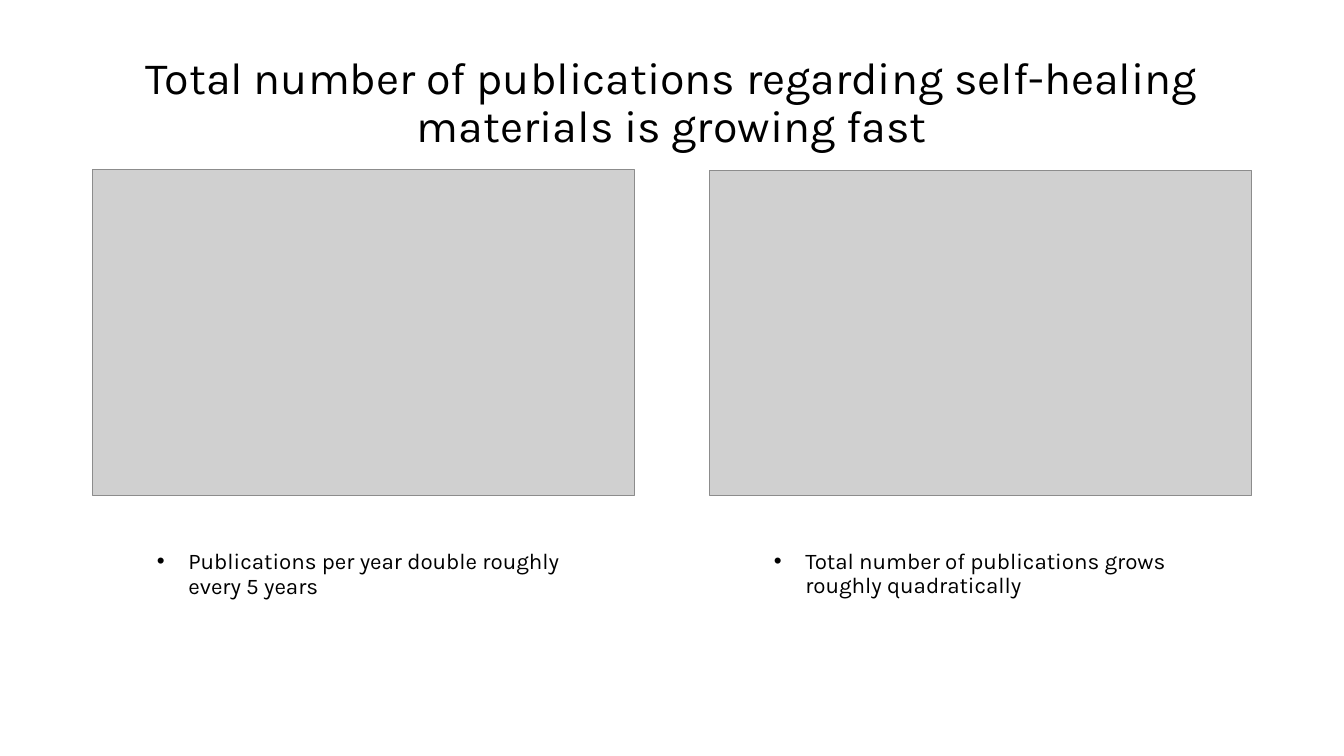
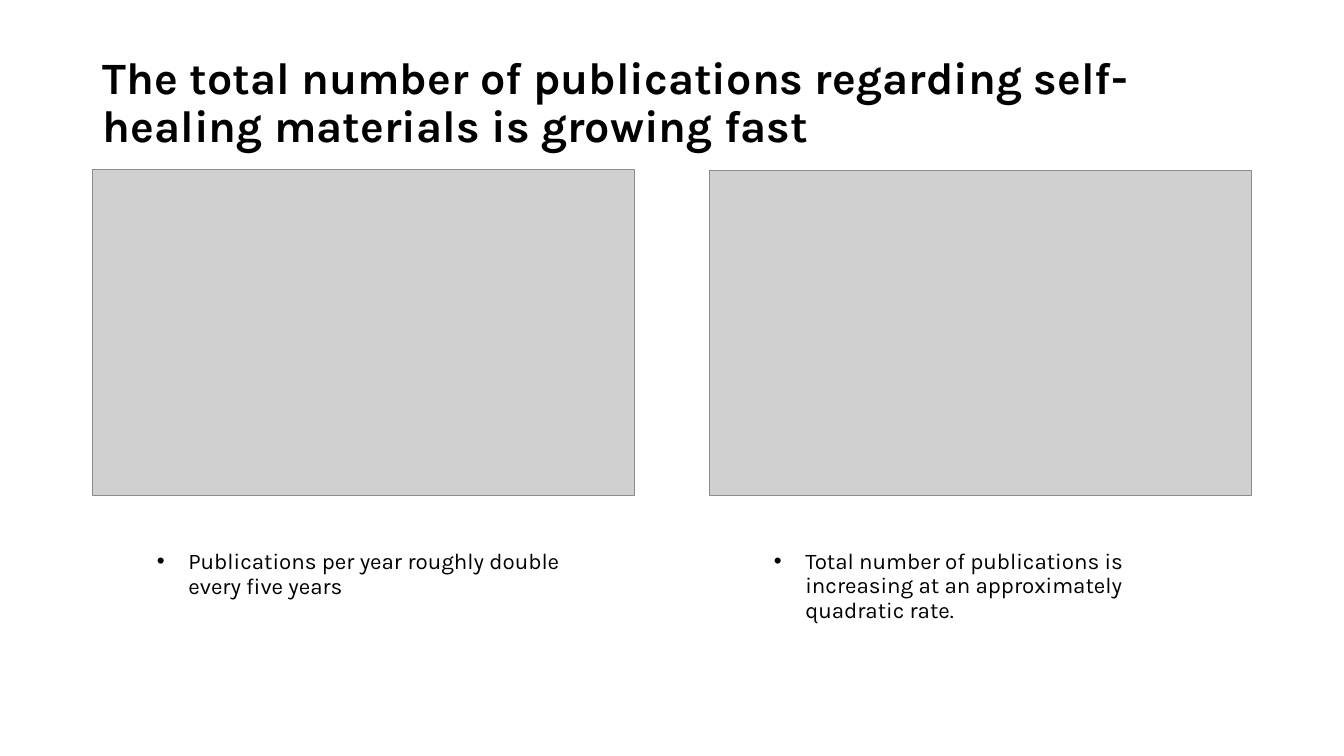
Before and after one commit to GMPuntigam/DataDrivenForesight, a slide deck: slide 3 of presentation/DataDrivenForesight.pptx. Drawn at 1344x756 pixels with LibreOffice and Linux fonts; fonts in the diff are those of the drawing; grey boxes stand for pictures. Boxes give left, top, right and bottom in pixels: in the first picture for what was removed or moved away, otherwise in the second. Text is boxed around its words. In the diff, an @@ line names an element or a change of style, - is before the commit and + after.

```diff
--- a/presentation/DataDrivenForesight.pptx
+++ b/presentation/DataDrivenForesight.pptx
@@ title at (103,62,1128,153): text changed; bold on @@
-Total number of publications regarding self-healing materials is growing fast
+The total number of publications regarding self-healing materials is growing fast
@@ text at (188,553,559,600): text changed @@
-• Publications per year double roughly every 5 years
+• Publications per year roughly double every five years
@@ text at (805,553,1123,624): text changed @@
-• Total number of publications grows roughly quadratically
+• Total number of publications is increasing at an approximately quadratic rate.
```
Also in this commit, not shown: 17 other slides changed, 11 other files.
